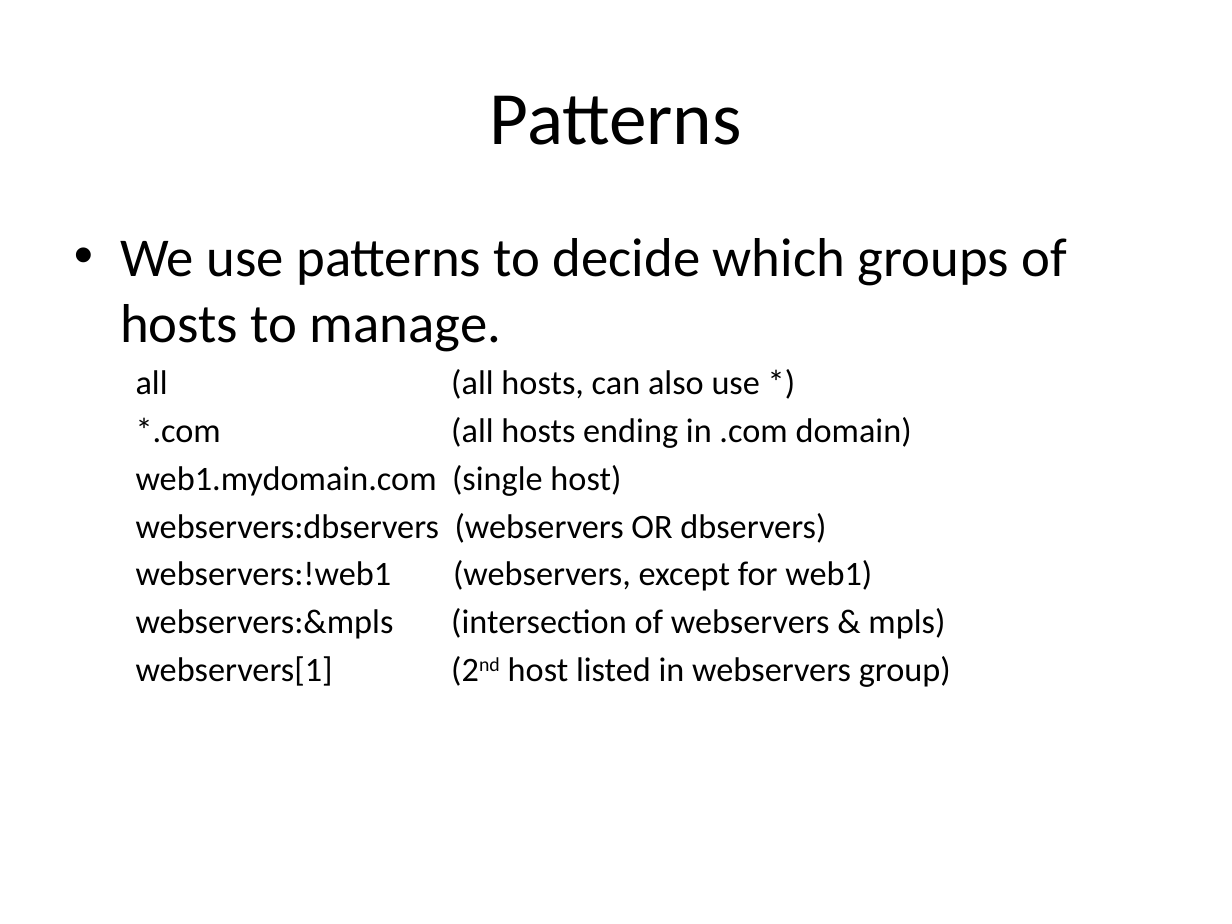
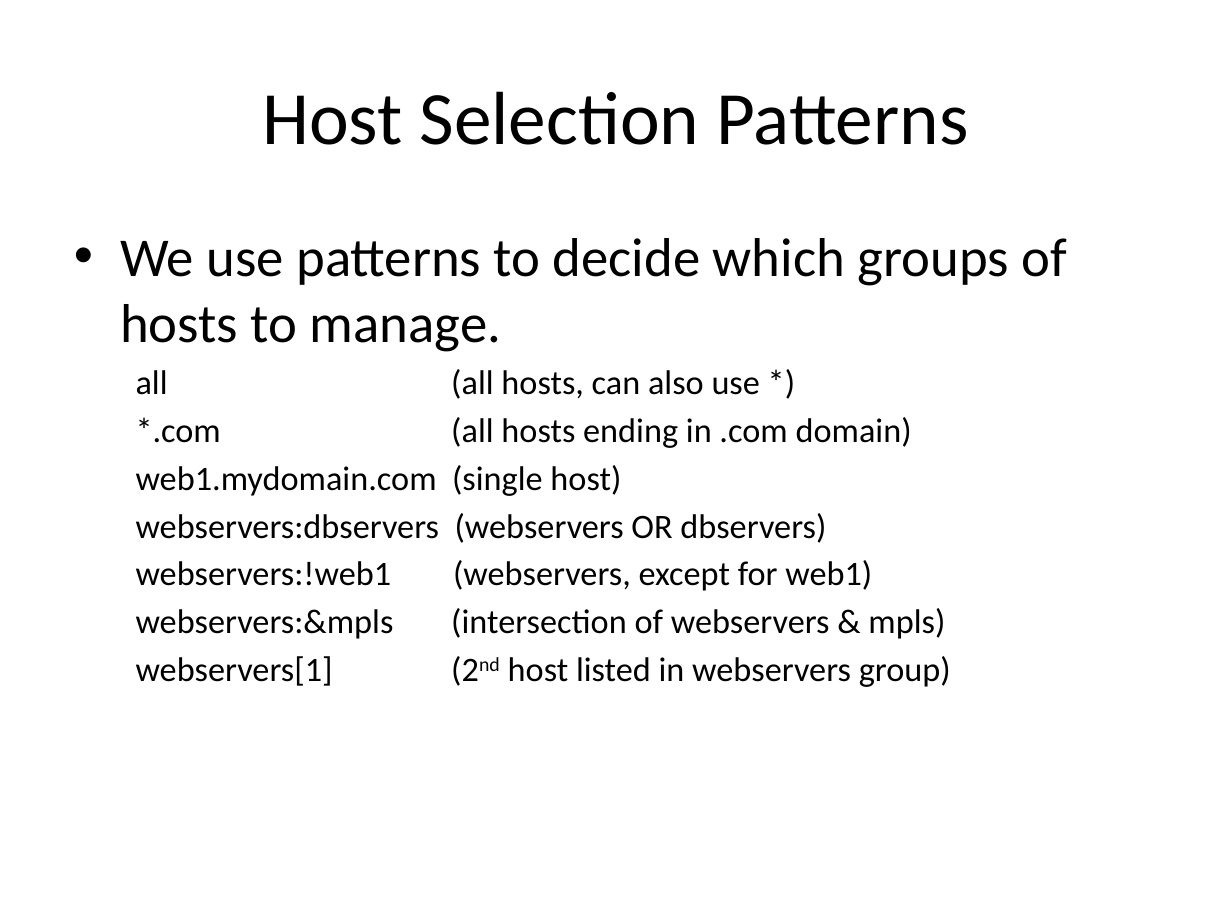
Before and after one commit to jasondbaker/infrastructure-class, a slide deck: slide 25 of lectures/infrastructure-week-10.pptx (slide 23 before the commit). Drawn at 1232x924 pixels with LibreOffice and Linux fonts; fonts in the diff are those of the drawing. Boxes give left, top, right and bottom in pixels: in the first picture for what was removed or moved away, otherwise in the second. Text is boxed around its words. In the diff, an @@ line names an element or a change of style, - is before the commit and + after.

```diff
--- a/lectures/infrastructure-week-10.pptx
+++ b/lectures/infrastructure-week-10.pptx
@@ title at [262,91,968,145]: text changed @@
-Patterns
+Host Selection Patterns
```
Also in this commit, not shown: 3 other slides changed, 2 slides added, 1 other file.
